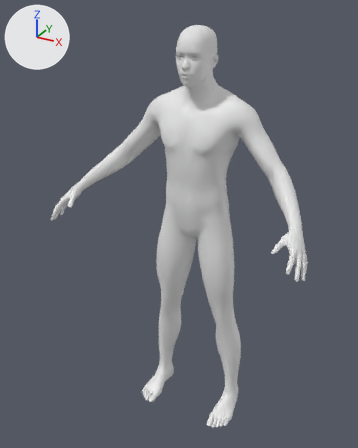
A saved change to the glTF model game/assets/humans/half_giant_male_adolescent.glb.
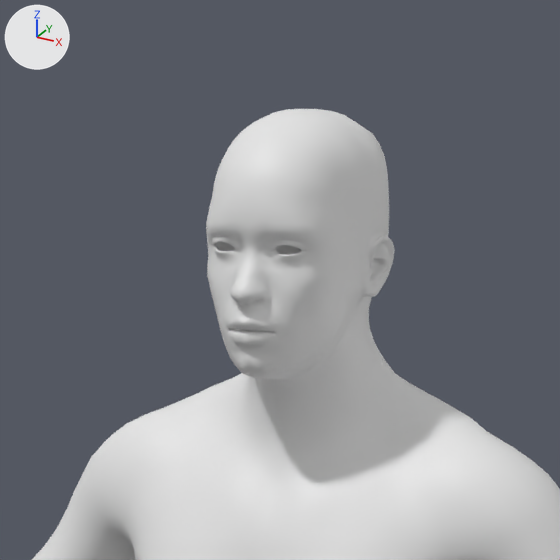
Each version appears first whole from a 50 mm lens placed at (1.158, -2.354, 2.367), pointed at (-0.051, -0.156, 1.268), and next in a close-up on the part from 36% to 72% of the width and 0% to 29% of the height. Every picture has the same lights, and +X, +Y and +Z are marked at upper left. The older version's two pictures come first. Materials are left out; every surface is plain grey. Vertices at exactly the same position are counted once.

In view in the first close-up: 'Body'.
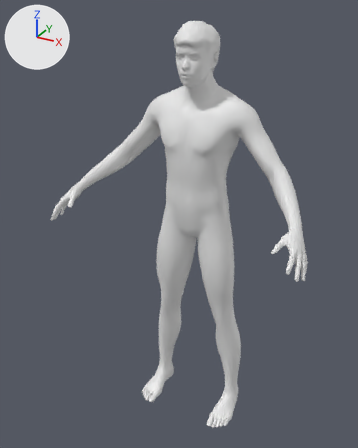
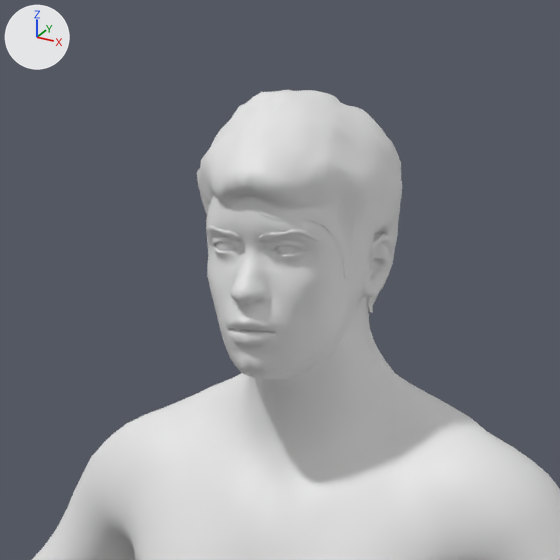
Patch to the scene script:
```diff
--- a/game/assets/humans/half_giant_male_adolescent.glb.py
+++ b/game/assets/humans/half_giant_male_adolescent.glb.py
@@ me_mesh_0 @@
 # used by ob_body; location = (0.0, 0.0, 0.0)
-me_mesh_0.from_pydata(...)  # 13380 vertices, 26756 faces; spans x -0.72..0.72, y -0.49..0.12, z 0.0..2.28
+me_mesh_0.from_pydata(...)  # 15355 vertices, 30464 faces; spans x -0.72..0.72, y -0.49..0.12, z 0.0..2.3
+# me_mesh_0 part 1: a new loose piece of 1755 vertices spanning x -0.11..0.1, y -0.21..0.06, z 2.05..2.3
+# me_mesh_0 part 2: a new loose piece of 62 vertices spanning x 0.01..0.07, y -0.19..-0.15, z 2.15..2.17
+# me_mesh_0 part 3: a new loose piece of 62 vertices spanning x -0.07..-0.01, y -0.19..-0.15, z 2.15..2.17
+# me_mesh_0 part 4: a new loose piece of 48 vertices spanning x 0.02..0.05, y -0.18..-0.15, z 2.13..2.17
+# me_mesh_0 part 5: a new loose piece of 48 vertices spanning x -0.05..-0.02, y -0.18..-0.15, z 2.13..2.17
```

Changed parts and their boxes [x1, y1, x2, y2] in the close-ups (560 x 560 px):
'Body', reshaped: before [32, 109, 560, 560]; after [32, 90, 560, 560]
part 1 of me_mesh_0, added: after [197, 90, 402, 313]
part 2 of me_mesh_0, added: after [258, 229, 319, 243]
part 3 of me_mesh_0, added: after [207, 225, 242, 242]
part 4 of me_mesh_0, added: after [276, 245, 301, 255]
part 5 of me_mesh_0, added: after [216, 242, 235, 251]
